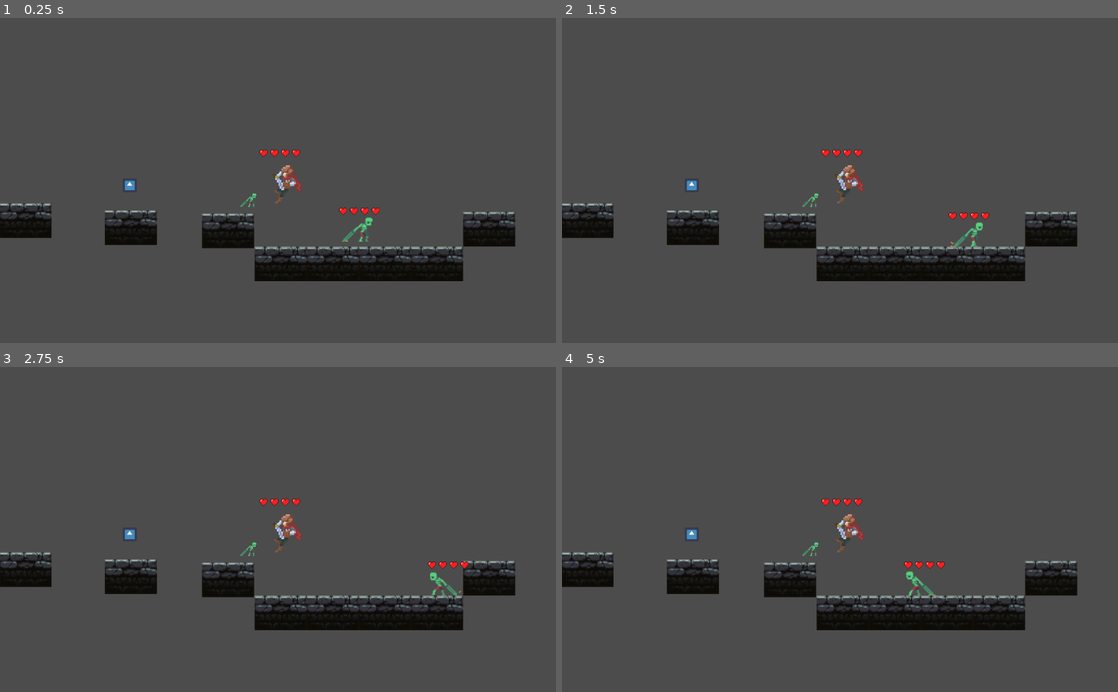
Above: before the commit, frames 1-4 (two rows, left to right).
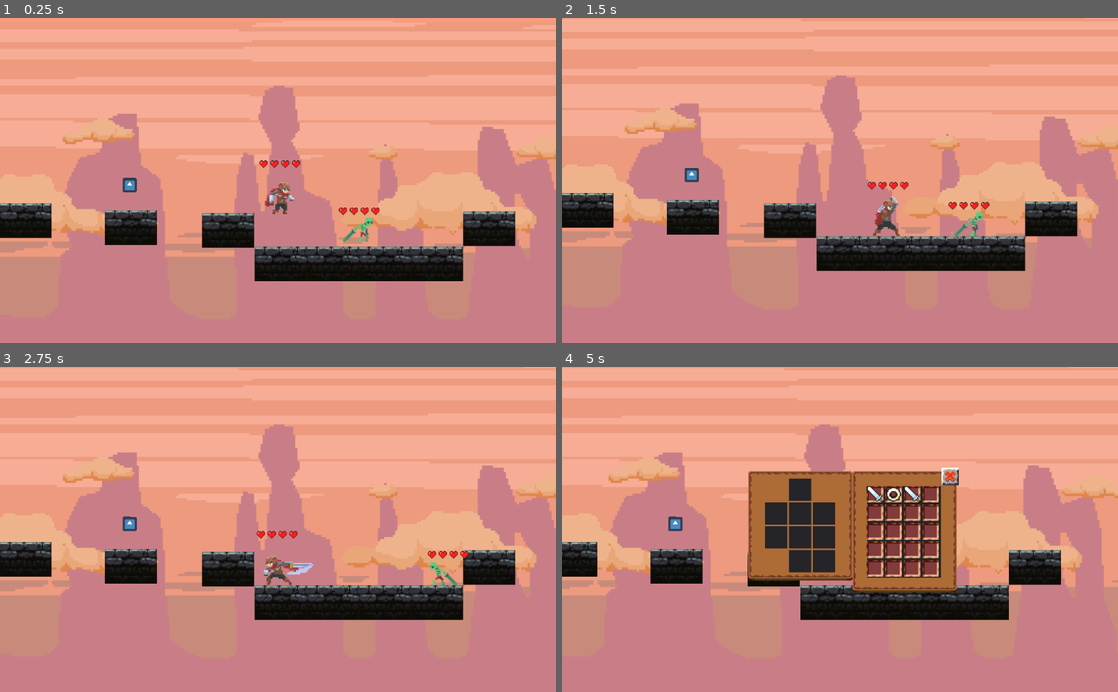
Above: after the commit, the same moments.

Repository: Majlo001/GodotGame
Game: Godot game, scene res://World.tscn
Same seed, same stepped clock (60 frames per second), same inputs: the game is played once before the commit and once after it. The engine's default icon, where the game draws it, is replaced by a stand-in: a white triangle on a blue panel in a dark square.
Inputs (mouse positions are in pixels of both pictures, inside the frame that each line leads up to):
- Up to frame 1 (0.25 s): no input
- Up to frame 2 (1.5 s): tap Enter at 0.5 s; move the mouse to (962, 164) at 0.52 s; hold D (move_right) from 0.53 s (still down); tap Space (action_attack) at 0.6, 1.35 s; click (962, 164) at 0.67 s; tap W (action_jump) at 0.77 s; move the mouse to (728, 196) at 1.27 s
- Up to frame 3 (2.75 s): tap W (action_jump) at 1.52 s; move the mouse to (333, 458) at 2.02 s; release D (move_right) at 2.03 s; hold A (move_left) from 2.03 s (still down); hold S (action_slide) from 2.03 s (still down); tap Space (action_attack) at 2.3 s
- Up to frame 4 (5 s): move the mouse to (812, 594) at 2.77 s; release A (move_left) at 2.78 s; release S (action_slide) at 2.78 s; hold D (move_right) 2.78-4.28 s; tap Space (action_attack) at 2.85, 3.6, 4.55 s; click (812, 594) at 2.92 s; tap W (action_jump) at 3.02, 3.77, 4.52 s; move the mouse to (1006, 578) at 3.52 s; tap I (action_inventory) at 4.15 s; move the mouse to (673, 480) at 4.27 s; hold A (move_left) from 4.28 s (still down); tap S (action_slide) at 4.35 s

The runs differ from the first frame. In frame 1, 92% of the frame differs, in the area x 0-100%, y 0-100%; in frame 2, 96%; in frame 3, 96%; in frame 4, 97%.
Error before the commit: Parse Error: Expected an indented block after "if". (res://KinematicBody2D.gd:72)

Commit message:
Attacking 1.2
teraz będzie dobrze, na poprzednie najlepiej nie patrz

Diff:
--- a/KinematicBody2D.gd
+++ b/KinematicBody2D.gd
@@ -24,6 +24,14 @@
 	attack_anim = "Attack" +str(anim_numb)
 	print(anim_numb)
 
+	#inventarz
+	if Input.is_action_just_pressed("action_inventory"):
+		if inv == false:
+			add_child(node)
+			inv = true
+		elif inv == true:
+			remove_child(node)
+			inv = false
 
 	if attacking == false:
 
@@ -39,6 +47,7 @@
 			$Sprite.flip_h = true
 			$Sprite.play("Run")
 
+		#bezruch
 		else:
 			friction = true
 
@@ -49,11 +58,6 @@
 					$Sprite.play("Idle-Sword")
 				else:
 					$Sprite.play("Idle-NoSword")
-
-		#bezruch
-#		else:
-#			velocity.x = 0
-#			$Sprite.play("Idle-NoSword")
 
 
 		#ślizg
@@ -67,50 +71,6 @@
 
 		#skok
 		if is_on_floor():
-
-	#atak
-	if Input.is_action_just_pressed("action_attack"):
-		attack = true
-	elif attack == true:
-		$Sprite.play("Attack")
-		timer = Timer.new()
-		timer.set_one_shot(true)
-		timer.set_wait_time(attack_delay)
-		timer.connect("timeout",self,"on_timeout_complete")
-		add_child(timer)
-		timer.start()
-		velocity.x = 0
-
-
-	#inventarz
-	elif Input.is_action_just_pressed("action_inventory"):
-		if inv == false:
-			add_child(node)
-			inv = true
-		elif inv == true:
-			remove_child(node)
-			inv = false
-
-	#ruch w prawo
-	elif Input.is_action_pressed("move_right"):
-		velocity.x = SPEED
-		$Sprite.flip_h = false
-		$Sprite.play("Run")
-
-	#ruch w lewo
-	elif Input.is_action_pressed("move_left"):
-		velocity.x = -SPEED
-		$Sprite.flip_h = true
-		$Sprite.play("Run")
-
-	#bezruch
-	else:
-		velocity.x = 0
-		$Sprite.play("Idle-NoSword")
-
-	#skok
-	if is_on_floor():
-		if attack ==false:
 			if Input.is_action_just_pressed("action_jump"):
 				velocity.y = JUMP
 		else:
--- a/World.tscn
+++ b/World.tscn
@@ -7,47 +7,47 @@
 [ext_resource path="res://Individual Sprites/adventurer-run-03.png" type="Texture" id=5]
 [ext_resource path="res://Individual Sprites/adventurer-run-04.png" type="Texture" id=6]
 [ext_resource path="res://Individual Sprites/adventurer-run-05.png" type="Texture" id=7]
-[ext_resource path="res://Individual Sprites/adventurer-stand-02.png" type="Texture" id=8]
-[ext_resource path="res://Individual Sprites/adventurer-stand-01.png" type="Texture" id=9]
-[ext_resource path="res://Individual Sprites/adventurer-stand-00.png" type="Texture" id=10]
-[ext_resource path="res://Individual Sprites/adventurer-slide-00.png" type="Texture" id=11]
-[ext_resource path="res://Individual Sprites/adventurer-slide-01.png" type="Texture" id=12]
-[ext_resource path="res://Individual Sprites/adventurer-idle-00.png" type="Texture" id=13]
-[ext_resource path="res://Individual Sprites/adventurer-idle-01.png" type="Texture" id=14]
-[ext_resource path="res://Individual Sprites/adventurer-idle-02.png" type="Texture" id=15]
-[ext_resource path="res://Individual Sprites/adventurer-idle-03.png" type="Texture" id=16]
-[ext_resource path="res://Individual Sprites/adventurer-jump-00.png" type="Texture" id=17]
-[ext_resource path="res://Individual Sprites/adventurer-jump-01.png" type="Texture" id=18]
-[ext_resource path="res://Individual Sprites/adventurer-jump-02.png" type="Texture" id=19]
-[ext_resource path="res://Individual Sprites/adventurer-jump-03.png" type="Texture" id=20]
-[ext_resource path="res://Individual Sprites/adventurer-idle-2-00.png" type="Texture" id=21]
-[ext_resource path="res://Individual Sprites/adventurer-idle-2-01.png" type="Texture" id=22]
-[ext_resource path="res://Individual Sprites/adventurer-idle-2-02.png" type="Texture" id=23]
-[ext_resource path="res://Individual Sprites/adventurer-idle-2-03.png" type="Texture" id=24]
-[ext_resource path="res://Individual Sprites/adventurer-attack1-00.png" type="Texture" id=25]
-[ext_resource path="res://Individual Sprites/adventurer-attack1-01.png" type="Texture" id=26]
-[ext_resource path="res://Individual Sprites/adventurer-attack1-02.png" type="Texture" id=27]
-[ext_resource path="res://Individual Sprites/adventurer-attack1-03.png" type="Texture" id=28]
-[ext_resource path="res://Individual Sprites/adventurer-attack1-04.png" type="Texture" id=29]
-[ext_resource path="res://Individual Sprites/adventurer-attack2-00.png" type="Texture" id=30]
-[ext_resource path="res://Individual Sprites/adventurer-attack2-01.png" type="Texture" id=31]
-[ext_resource path="res://Individual Sprites/adventurer-attack2-02.png" type="Texture" id=32]
-[ext_resource path="res://Individual Sprites/adventurer-attack2-03.png" type="Texture" id=33]
-[ext_resource path="res://Individual Sprites/adventurer-attack2-04.png" type="Texture" id=34]
-[ext_resource path="res://Individual Sprites/adventurer-attack2-05.png" type="Texture" id=35]
-[ext_resource path="res://Individual Sprites/adventurer-die-00.png" type="Texture" id=36]
-[ext_resource path="res://Individual Sprites/adventurer-die-01.png" type="Texture" id=37]
-[ext_resource path="res://Individual Sprites/adventurer-die-02.png" type="Texture" id=38]
-[ext_resource path="res://Individual Sprites/adventurer-die-03.png" type="Texture" id=39]
-[ext_resource path="res://Individual Sprites/adventurer-die-04.png" type="Texture" id=40]
-[ext_resource path="res://Individual Sprites/adventurer-die-05.png" type="Texture" id=41]
-[ext_resource path="res://Individual Sprites/adventurer-die-06.png" type="Texture" id=42]
-[ext_resource path="res://Individual Sprites/adventurer-attack3-00.png" type="Texture" id=43]
-[ext_resource path="res://Individual Sprites/adventurer-attack3-01.png" type="Texture" id=44]
-[ext_resource path="res://Individual Sprites/adventurer-attack3-02.png" type="Texture" id=45]
-[ext_resource path="res://Individual Sprites/adventurer-attack3-03.png" type="Texture" id=46]
-[ext_resource path="res://Individual Sprites/adventurer-attack3-04.png" type="Texture" id=47]
-[ext_resource path="res://Individual Sprites/adventurer-attack3-05.png" type="Texture" id=48]
+[ext_resource path="res://Individual Sprites/adventurer-die-00.png" type="Texture" id=8]
+[ext_resource path="res://Individual Sprites/adventurer-die-01.png" type="Texture" id=9]
+[ext_resource path="res://Individual Sprites/adventurer-die-02.png" type="Texture" id=10]
+[ext_resource path="res://Individual Sprites/adventurer-die-03.png" type="Texture" id=11]
+[ext_resource path="res://Individual Sprites/adventurer-die-04.png" type="Texture" id=12]
+[ext_resource path="res://Individual Sprites/adventurer-die-05.png" type="Texture" id=13]
+[ext_resource path="res://Individual Sprites/adventurer-die-06.png" type="Texture" id=14]
+[ext_resource path="res://Individual Sprites/adventurer-jump-00.png" type="Texture" id=15]
+[ext_resource path="res://Individual Sprites/adventurer-jump-01.png" type="Texture" id=16]
+[ext_resource path="res://Individual Sprites/adventurer-jump-02.png" type="Texture" id=17]
+[ext_resource path="res://Individual Sprites/adventurer-jump-03.png" type="Texture" id=18]
+[ext_resource path="res://Individual Sprites/adventurer-idle-00.png" type="Texture" id=19]
+[ext_resource path="res://Individual Sprites/adventurer-idle-01.png" type="Texture" id=20]
+[ext_resource path="res://Individual Sprites/adventurer-idle-02.png" type="Texture" id=21]
+[ext_resource path="res://Individual Sprites/adventurer-idle-03.png" type="Texture" id=22]
+[ext_resource path="res://Individual Sprites/adventurer-idle-2-00.png" type="Texture" id=23]
+[ext_resource path="res://Individual Sprites/adventurer-idle-2-01.png" type="Texture" id=24]
+[ext_resource path="res://Individual Sprites/adventurer-idle-2-02.png" type="Texture" id=25]
+[ext_resource path="res://Individual Sprites/adventurer-idle-2-03.png" type="Texture" id=26]
+[ext_resource path="res://Individual Sprites/adventurer-attack1-00.png" type="Texture" id=27]
+[ext_resource path="res://Individual Sprites/adventurer-attack1-01.png" type="Texture" id=28]
+[ext_resource path="res://Individual Sprites/adventurer-attack1-02.png" type="Texture" id=29]
+[ext_resource path="res://Individual Sprites/adventurer-attack1-03.png" type="Texture" id=30]
+[ext_resource path="res://Individual Sprites/adventurer-attack1-04.png" type="Texture" id=31]
+[ext_resource path="res://Individual Sprites/adventurer-attack2-00.png" type="Texture" id=32]
+[ext_resource path="res://Individual Sprites/adventurer-attack2-01.png" type="Texture" id=33]
+[ext_resource path="res://Individual Sprites/adventurer-attack2-02.png" type="Texture" id=34]
+[ext_resource path="res://Individual Sprites/adventurer-attack2-03.png" type="Texture" id=35]
+[ext_resource path="res://Individual Sprites/adventurer-attack2-04.png" type="Texture" id=36]
+[ext_resource path="res://Individual Sprites/adventurer-attack2-05.png" type="Texture" id=37]
+[ext_resource path="res://Individual Sprites/adventurer-attack3-00.png" type="Texture" id=38]
+[ext_resource path="res://Individual Sprites/adventurer-attack3-01.png" type="Texture" id=39]
+[ext_resource path="res://Individual Sprites/adventurer-attack3-02.png" type="Texture" id=40]
+[ext_resource path="res://Individual Sprites/adventurer-attack3-03.png" type="Texture" id=41]
+[ext_resource path="res://Individual Sprites/adventurer-attack3-04.png" type="Texture" id=42]
+[ext_resource path="res://Individual Sprites/adventurer-attack3-05.png" type="Texture" id=43]
+[ext_resource path="res://Individual Sprites/adventurer-stand-02.png" type="Texture" id=44]
+[ext_resource path="res://Individual Sprites/adventurer-stand-01.png" type="Texture" id=45]
+[ext_resource path="res://Individual Sprites/adventurer-stand-00.png" type="Texture" id=46]
+[ext_resource path="res://Individual Sprites/adventurer-slide-00.png" type="Texture" id=47]
+[ext_resource path="res://Individual Sprites/adventurer-slide-01.png" type="Texture" id=48]
 [ext_resource path="res://items/heart.png" type="Texture" id=49]
 [ext_resource path="res://brick.png" type="Texture" id=50]
 [ext_resource path="res://Zombie.gd" type="Script" id=51]
@@ -83,45 +83,45 @@
 "name": "Run",
 "speed": 7.0
 }, {
-"frames": [ ExtResource( 8 ), ExtResource( 9 ), ExtResource( 10 ), ExtResource( 11 ), ExtResource( 12 ), ExtResource( 10 ), ExtResource( 9 ), ExtResource( 8 ) ],
-"loop": true,
-"name": "Slide",
+"frames": [ ExtResource( 8 ), ExtResource( 9 ), ExtResource( 10 ), ExtResource( 11 ), ExtResource( 12 ), ExtResource( 13 ), ExtResource( 14 ) ],
+"loop": true,
+"name": "Die",
 "speed": 5.0
 }, {
-"frames": [ ExtResource( 13 ), ExtResource( 14 ), ExtResource( 15 ), ExtResource( 16 ) ],
-"loop": true,
-"name": "Idle-NoSword",
-"speed": 4.0
-}, {
-"frames": [ ExtResource( 17 ), ExtResource( 18 ), ExtResource( 19 ), ExtResource( 20 ), ExtResource( 19 ), ExtResource( 18 ), ExtResource( 17 ) ],
+"frames": [ ExtResource( 15 ), ExtResource( 16 ), ExtResource( 17 ), ExtResource( 18 ), ExtResource( 17 ), ExtResource( 16 ), ExtResource( 15 ) ],
 "loop": false,
 "name": "Jump",
 "speed": 5.0
 }, {
-"frames": [ ExtResource( 21 ), ExtResource( 22 ), ExtResource( 23 ), ExtResource( 24 ) ],
+"frames": [ ExtResource( 19 ), ExtResource( 20 ), ExtResource( 21 ), ExtResource( 22 ) ],
+"loop": true,
+"name": "Idle-NoSword",
+"speed": 4.0
+}, {
+"frames": [ ExtResource( 23 ), ExtResource( 24 ), ExtResource( 25 ), ExtResource( 26 ) ],
 "loop": true,
 "name": "Idle-Sword",
 "speed": 4.0
 }, {
-"frames": [ ExtResource( 25 ), ExtResource( 26 ), ExtResource( 27 ), ExtResource( 28 ), ExtResource( 29 ) ],
+"frames": [ ExtResource( 27 ), ExtResource( 28 ), ExtResource( 29 ), ExtResource( 30 ), ExtResource( 31 ) ],
 "loop": true,
 "name": "Attack1",
 "speed": 10.0
 }, {
-"frames": [ ExtResource( 30 ), ExtResource( 31 ), ExtResource( 32 ), ExtResource( 33 ), ExtResource( 34 ), ExtResource( 35 ) ],
+"frames": [ ExtResource( 32 ), ExtResource( 33 ), ExtResource( 34 ), ExtResource( 35 ), ExtResource( 36 ), ExtResource( 37 ) ],
 "loop": true,
 "name": "Attack2",
 "speed": 10.0
 }, {
-"frames": [ ExtResource( 36 ), ExtResource( 37 ), ExtResource( 38 ), ExtResource( 39 ), ExtResource( 40 ), ExtResource( 41 ), ExtResource( 42 ) ],
-"loop": true,
-"name": "Die",
-"speed": 5.0
-}, {
-"frames": [ ExtResource( 43 ), ExtResource( 44 ), ExtResource( 45 ), ExtResource( 46 ), ExtResource( 47 ), ExtResource( 48 ) ],
+"frames": [ ExtResource( 38 ), ExtResource( 39 ), ExtResource( 40 ), ExtResource( 41 ), ExtResource( 42 ), ExtResource( 43 ) ],
 "loop": true,
 "name": "Attack3",
 "speed": 10.0
+}, {
+"frames": [ ExtResource( 44 ), ExtResource( 45 ), ExtResource( 46 ), ExtResource( 47 ), ExtResource( 48 ), ExtResource( 46 ), ExtResource( 45 ), ExtResource( 44 ) ],
+"loop": true,
+"name": "Slide",
+"speed": 5.0
 } ]
 
 [sub_resource type="RectangleShape2D" id=2]
@@ -718,7 +718,6 @@
 position = Vector2( 401.591, 313.173 )
 texture = ExtResource( 74 )
 _sections_unfolded = [ "Transform" ]
-texture = ExtResource( 55 )
 
 [connection signal="timeout" from="Janek/Timer" to="Janek" method="_on_Timer_timeout"]
 
